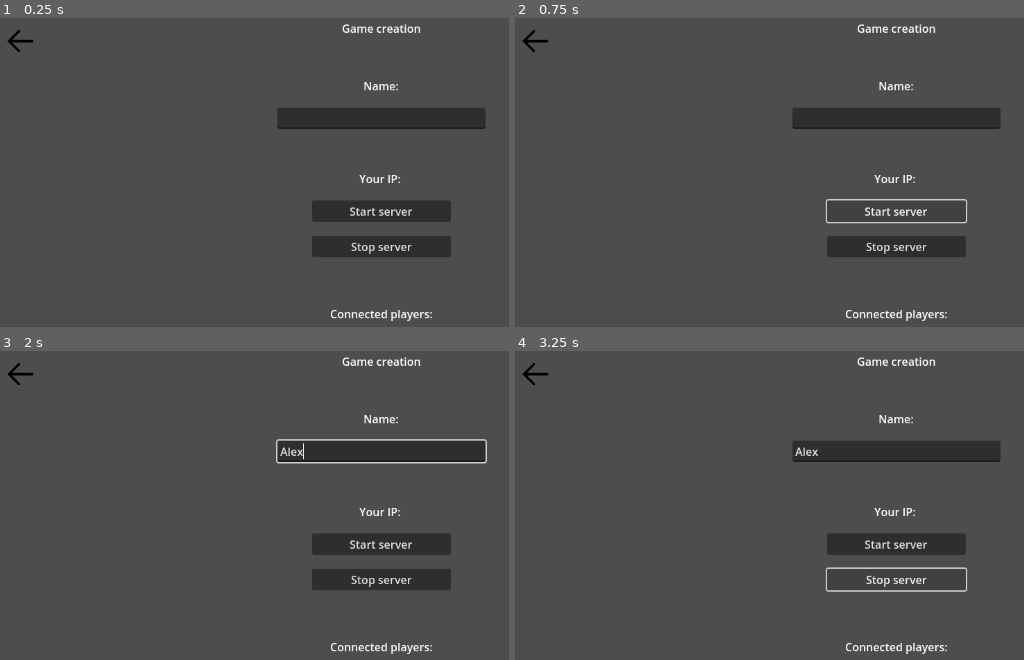
Above: before the commit, frames 1-4 (two rows, left to right).
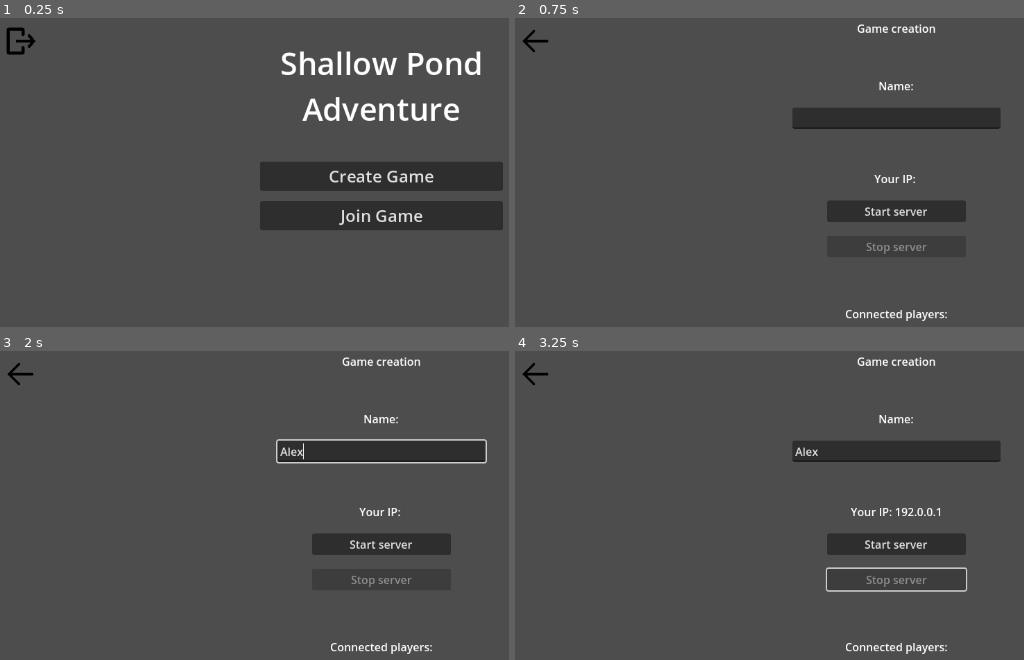
Above: after the commit, the same moments.

Repository: Guashasha/shallow-pond-adventure
Game: Godot game, scene res://ui/main_menu.tscn
The game is run twice, just before and just after one commit, with the same random seed, the same clock (stepped at 60 frames per second) and the same inputs. Before the commit the project starts from res://ui/lobby.tscn.
Inputs (mouse positions are in pixels of both pictures, inside the frame that each line leads up to):
- Up to frame 1 (0.25 s): no input
- Up to frame 2 (0.75 s): click "Start server" (after the commit: "Create Game") at 0.5 s
- Up to frame 3 (2 s): click (381, 449) at 1.27 s; type "Alex" at 1.35 s
- Up to frame 4 (3.25 s): click "Start server" at 2 s; click (896, 579) at 2.75 s, where only the run before the commit has a clickable "Stop server"

The runs differ from the first frame. In frame 1, 14% of the frame differs, in the area x 1-99%, y 1-99%; in frame 2, 0.5%; in frame 3, 0.1%; in frame 4, 0.4%.
Error before the commit: Attempt to call function 'popup' in base 'null instance' on a null instance. (res://ui/lobby.gd:46)
Error after the commit: Invalid call. Nonexistent function 'warn' in base 'Node (logger.gd)'. (res://ui/lobby.gd:83)

Commit message:
server connection second implementation

Diff:
--- a/shallow-pond-adventure/project.godot
+++ b/shallow-pond-adventure/project.godot
@@ -11,7 +11,7 @@
 [application]
 
 config/name="shallow-pond-adventure"
-run/main_scene="uid://b6vrhnvd3ivx0"
+run/main_scene="uid://5mtsn1wel5hq"
 config/features=PackedStringArray("4.4", "Mobile")
 config/icon="res://resources/icons/icon.svg"
 
--- a/shallow-pond-adventure/ui/join_server.gd
+++ b/shallow-pond-adventure/ui/join_server.gd
@@ -25,12 +25,14 @@
     Logger.warn("unable to connect to server")
 
 func _on_connect_button_pressed():
-    game_manager.username = get_node("NameTextBox").text
-    game_manager.ip = get_node("IPTextBox").text
+    game_manager.username = $MarginContainer/HBoxContainer/MainButtonsContainer/NameLabel.text
+    game_manager.ip = $MarginContainer/HBoxContainer/MainButtonsContainer/IPLabel.text
 
     if game_manager.username.is_empty():
+        Logger.info("User left username field empty while trying to join a server")
         return
-    else: if game_manager.ip.is_empty():
+    elif game_manager.ip.is_empty():
+        Logger.info("User left ip field empty while trying to join a server")
         return
 
     game_manager.peer = ENetMultiplayerPeer.new()
@@ -42,3 +44,25 @@
 
     game_manager.peer.get_host().compress(ENetConnection.COMPRESS_RANGE_CODER)
     multiplayer.set_multiplayer_peer(game_manager.peer)
+    toggle_buttons()
+    Logger.info("Connected to server successfully")
+
+func _on_quit_button_pressed():
+    get_tree().change_scene_to_file("res://ui/main_menu.tscn")
+
+func _on_disconnect_button_pressed():
+    game_manager.peer.close()
+    toggle_buttons()
+
+func toggle_buttons():
+    var button_is_visible = true
+    var button_is_disabled = false
+
+    if $MarginContainer/HBoxContainer/MainButtonsContainer/PanelContainer/ConnectButton.visible:
+        button_is_visible = false
+        button_is_disabled = true
+
+    $MarginContainer/HBoxContainer/MainButtonsContainer/PanelContainer/ConnectButton.visible = button_is_visible
+    $MarginContainer/HBoxContainer/MainButtonsContainer/PanelContainer/ConnectButton.disabled = button_is_disabled
+    $MarginContainer/HBoxContainer/MainButtonsContainer/PanelContainer/DisconnectButton.visible = !button_is_visible
+    $MarginContainer/HBoxContainer/MainButtonsContainer/PanelContainer/DisconnectButton.disabled = !button_is_disabled
--- a/shallow-pond-adventure/ui/join_server.tscn
+++ b/shallow-pond-adventure/ui/join_server.tscn
@@ -1,7 +1,9 @@
-[gd_scene load_steps=5 format=3 uid="uid://bpqr6asqo3j7r"]
+[gd_scene load_steps=6 format=3 uid="uid://bpqr6asqo3j7r"]
 
 [ext_resource type="Script" uid="uid://c0j7arkqk1uwl" path="res://ui/join_server.gd" id="1_c4lm3"]
 [ext_resource type="Texture2D" uid="uid://dqqkwalgykmdn" path="res://resources/icons/back.svg" id="1_nv0ni"]
+
+[sub_resource type="StyleBoxEmpty" id="StyleBoxEmpty_58qst"]
 
 [sub_resource type="StyleBoxEmpty" id="StyleBoxEmpty_c4lm3"]
 
@@ -83,11 +85,23 @@
 layout_mode = 2
 size_flags_horizontal = 4
 
-[node name="ConnectButton" type="Button" parent="MarginContainer/HBoxContainer/MainButtonsContainer"]
+[node name="PanelContainer" type="PanelContainer" parent="MarginContainer/HBoxContainer/MainButtonsContainer"]
+layout_mode = 2
+theme_override_styles/panel = SubResource("StyleBoxEmpty_58qst")
+
+[node name="ConnectButton" type="Button" parent="MarginContainer/HBoxContainer/MainButtonsContainer/PanelContainer"]
 custom_minimum_size = Vector2(200, 0)
 layout_mode = 2
 size_flags_horizontal = 4
 text = "Connect to server"
+
+[node name="DisconnectButton" type="Button" parent="MarginContainer/HBoxContainer/MainButtonsContainer/PanelContainer"]
+visible = false
+custom_minimum_size = Vector2(200, 0)
+layout_mode = 2
+size_flags_horizontal = 4
+disabled = true
+text = "Disconnect"
 
 [node name="HSeparator2" type="HSeparator" parent="MarginContainer/HBoxContainer/MainButtonsContainer"]
 layout_mode = 2
@@ -114,4 +128,6 @@
 size_flags_horizontal = 3
 size_flags_stretch_ratio = 0.05
 
-[connection signal="pressed" from="MarginContainer/HBoxContainer/MainButtonsContainer/ConnectButton" to="." method="_on_connect_button_pressed"]
+[connection signal="pressed" from="MarginContainer/HBoxContainer/QuitButton" to="." method="_on_quit_button_pressed"]
+[connection signal="pressed" from="MarginContainer/HBoxContainer/MainButtonsContainer/PanelContainer/ConnectButton" to="." method="_on_connect_button_pressed"]
+[connection signal="pressed" from="MarginContainer/HBoxContainer/MainButtonsContainer/PanelContainer/DisconnectButton" to="." method="_on_disconnect_button_pressed"]
--- a/shallow-pond-adventure/ui/lobby.gd
+++ b/shallow-pond-adventure/ui/lobby.gd
@@ -26,11 +26,25 @@
 func handle_failed_connection():
 	Logger.warn("unable to connect to server: " + game_manager.ip)
 
+@rpc("any_peer", "call_local")
+func start_game():
+	var scene = load("res://ui/game.tscn")
+	get_tree().root.add_child(scene)
+	self.hide()
+
 func share_connected_players_to_client(client_id: int):
 	pass
 
 func _on_create_game_button_pressed():
 	game_manager.username = $MarginContainer/HBoxContainer/VBoxContainer/NameTextBox.text
+	if game_manager.username.is_empty():
+		Logger.info("User left username field empty while trying to create a server")
+		return
+
+	game_manager.ip = get_local_ip()
+	game_manager.ip = "192.0.0.1"
+	set_ip_label(game_manager.ip)
+
 	game_manager.peer = ENetMultiplayerPeer.new()
 
 	var err: int = game_manager.peer.create_server(game_manager.port, MAX_PLAYERS)
@@ -40,7 +54,42 @@
 
 	game_manager.peer.get_host().compress(ENetConnection.COMPRESS_RANGE_CODER)
 	multiplayer.set_multiplayer_peer(game_manager.peer)
+	toggle_buttons_state()
 	Logger.info("Server created successfully")
 
+func toggle_buttons_state():
+	var visibility = true
+	var enable = false
+
+	if $MarginContainer/HBoxContainer/VBoxContainer/PrimaryButtonsContainer/StartServerButton.visible:
+		visibility = false
+		enable = true
+
+	$MarginContainer/HBoxContainer/VBoxContainer/PrimaryButtonsContainer/StartServerButton.visible = visibility
+	$MarginContainer/HBoxContainer/VBoxContainer/PrimaryButtonsContainer/StartServerButton.disabled = enable
+	$MarginContainer/HBoxContainer/VBoxContainer/PrimaryButtonsContainer/StartGameButton.visible = !visibility
+	$MarginContainer/HBoxContainer/VBoxContainer/PrimaryButtonsContainer/StartGameButton.disabled = !enable
+	$MarginContainer/HBoxContainer/VBoxContainer/StopServerButton.disabled = !enable
+
 func _on_stop_server_button_pressed():
-	$InformationPopup.popup()
+	game_manager.clear_connection_data()
+	toggle_buttons_state()
+
+func get_local_ip() -> String:
+	for ip in IP.get_local_addresses():
+		if ip.begins_with("10.") or ip.begins_with("172.16.") or ip.begins_with("192.168."):
+			return ip
+
+	Logger.warn("local IP not found")
+	return "Error getting IP"
+
+func set_ip_label(ip: String):
+	$MarginContainer/HBoxContainer/VBoxContainer/IPLabel.text = "Your IP: " + ip
+
+
+func _on_quit_button_pressed():
+	get_tree().change_scene_to_file("res://ui/main_menu.tscn")
+
+
+func _on_start_game_button_pressed():
+	start_game.rpc()
--- a/shallow-pond-adventure/ui/lobby.tscn
+++ b/shallow-pond-adventure/ui/lobby.tscn
@@ -1,7 +1,9 @@
-[gd_scene load_steps=5 format=3 uid="uid://b6vrhnvd3ivx0"]
+[gd_scene load_steps=6 format=3 uid="uid://b6vrhnvd3ivx0"]
 
 [ext_resource type="Script" uid="uid://c7etspxrueavw" path="res://ui/lobby.gd" id="1_tpvck"]
 [ext_resource type="Texture2D" uid="uid://dqqkwalgykmdn" path="res://resources/icons/back.svg" id="2_xdjut"]
+
+[sub_resource type="StyleBoxEmpty" id="StyleBoxEmpty_hgmly"]
 
 [sub_resource type="StyleBoxEmpty" id="StyleBoxEmpty_b02h3"]
 
@@ -77,16 +79,28 @@
 text = "Your IP: "
 horizontal_alignment = 1
 
-[node name="StartServerButton" type="Button" parent="MarginContainer/HBoxContainer/VBoxContainer"]
+[node name="PrimaryButtonsContainer" type="PanelContainer" parent="MarginContainer/HBoxContainer/VBoxContainer"]
+layout_mode = 2
+theme_override_styles/panel = SubResource("StyleBoxEmpty_hgmly")
+
+[node name="StartServerButton" type="Button" parent="MarginContainer/HBoxContainer/VBoxContainer/PrimaryButtonsContainer"]
 custom_minimum_size = Vector2(200, 0)
 layout_mode = 2
 size_flags_horizontal = 4
 text = "Start server"
 
+[node name="StartGameButton" type="Button" parent="MarginContainer/HBoxContainer/VBoxContainer/PrimaryButtonsContainer"]
+visible = false
+custom_minimum_size = Vector2(200, 0)
+layout_mode = 2
+size_flags_horizontal = 4
+text = "Start game"
+
 [node name="StopServerButton" type="Button" parent="MarginContainer/HBoxContainer/VBoxContainer"]
 custom_minimum_size = Vector2(200, 0)
 layout_mode = 2
 size_flags_horizontal = 4
+disabled = true
 text = "Stop server"
 
 [node name="HSeparator2" type="HSeparator" parent="MarginContainer/HBoxContainer/VBoxContainer"]
@@ -112,5 +126,7 @@
 custom_minimum_size = Vector2(60, 0)
 layout_mode = 2
 
-[connection signal="pressed" from="MarginContainer/HBoxContainer/VBoxContainer/StartServerButton" to="." method="_on_create_game_button_pressed"]
+[connection signal="pressed" from="MarginContainer/HBoxContainer/QuitButton" to="." method="_on_quit_button_pressed"]
+[connection signal="pressed" from="MarginContainer/HBoxContainer/VBoxContainer/PrimaryButtonsContainer/StartServerButton" to="." method="_on_create_game_button_pressed"]
+[connection signal="pressed" from="MarginContainer/HBoxContainer/VBoxContainer/PrimaryButtonsContainer/StartGameButton" to="." method="_on_start_game_button_pressed"]
 [connection signal="pressed" from="MarginContainer/HBoxContainer/VBoxContainer/StopServerButton" to="." method="_on_stop_server_button_pressed"]
--- a/shallow-pond-adventure/ui/main_menu.gd
+++ b/shallow-pond-adventure/ui/main_menu.gd
@@ -3,3 +3,11 @@
 
 func _on_quit_button_pressed():
     get_tree().quit()
+
+
+func _on_create_game_button_pressed():
+    get_tree().change_scene_to_file("res://ui/lobby.tscn")
+
+
+func _on_join_game_button_pressed():
+    get_tree().change_scene_to_file("res://ui/join_server.tscn")
--- a/shallow-pond-adventure/ui/main_menu.tscn
+++ b/shallow-pond-adventure/ui/main_menu.tscn
@@ -86,3 +86,5 @@
 layout_mode = 2
 
 [connection signal="pressed" from="MarginContainer/GridContainer/QuitButton" to="." method="_on_quit_button_pressed"]
+[connection signal="pressed" from="MarginContainer/GridContainer/VBoxContainer/CreateGameButton" to="." method="_on_create_game_button_pressed"]
+[connection signal="pressed" from="MarginContainer/GridContainer/VBoxContainer/JoinGameButton" to="." method="_on_join_game_button_pressed"]
--- a/shallow-pond-adventure/utilities/game_manager.gd
+++ b/shallow-pond-adventure/utilities/game_manager.gd
@@ -3,7 +3,13 @@
 var username = ""
 
 var port = 8989
-var ip = "127.0.0.1"
+var ip = ""
 
-var peer
+var peer = null
 var connected_players: Dictionary = {}
+
+func clear_connection_data():
+	ip = ""
+	username = ""
+	peer.close()
+	connected_players = {}
Not shown: 1 places in shallow-pond-adventure/ui/main_menu.tscn that only renumber resources
